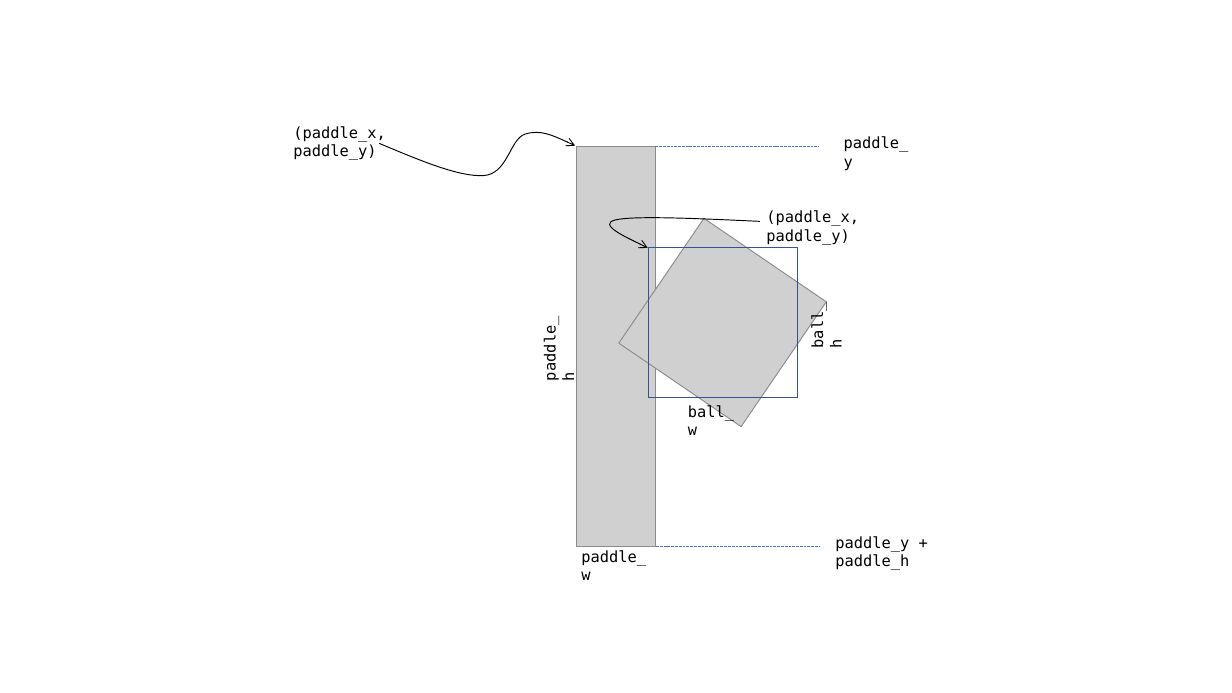
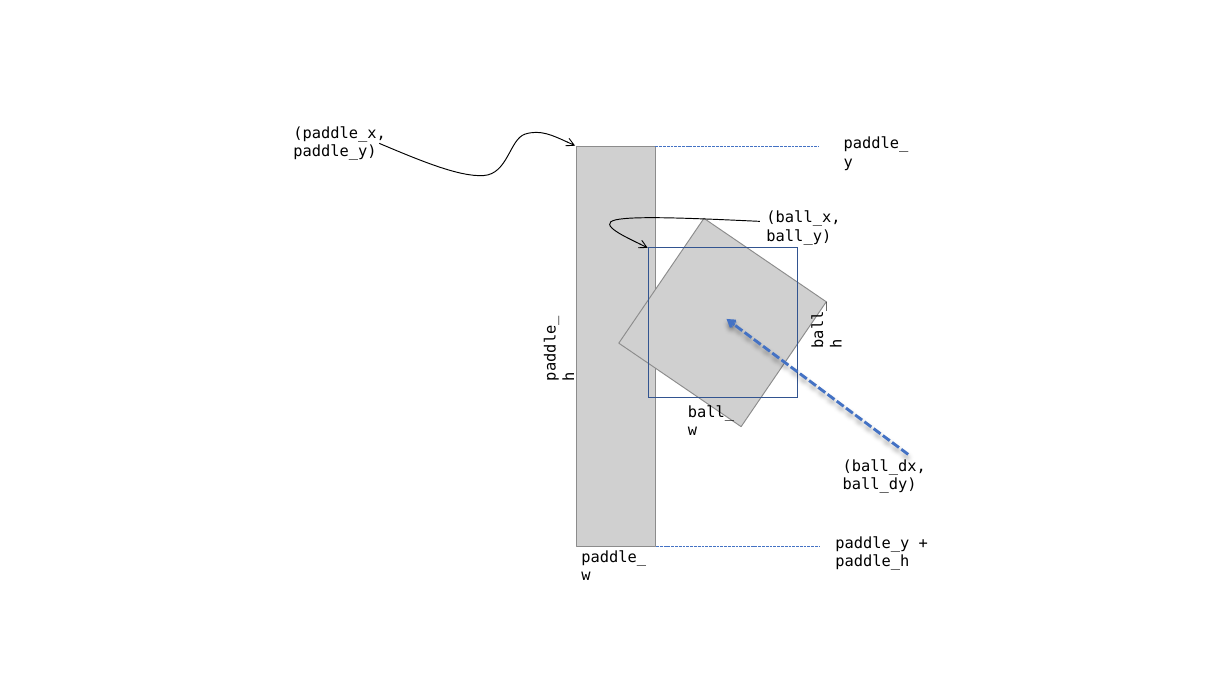
Before and after one commit to edharcourt/CS140, a slide deck: slide 15 of images/pygame_rect_window.pptx. Drawn at 1232x693 pixels with LibreOffice and Linux fonts; fonts in the diff are those of the drawing; grey boxes stand for pictures. Boxes give left, top, right and bottom in pixels: in the first picture for what was removed or moved away, otherwise in the second. Text is boxed around its words. In the diff, an @@ line names an element or a change of style, - is before the commit and + after.

```diff
--- a/images/pygame_rect_window.pptx
+++ b/images/pygame_rect_window.pptx
@@ text at (x1=766, y1=210, x2=840, y2=245): text changed @@
-(paddle_x, paddle_y)
+(ball_x, ball_y)
@@ arrow added from (909, 455) to (726, 319), #4472C4 2.25 pt dashed @@
@@ text added at (x1=843, y1=459, x2=926, y2=493), 12 pt, text #000000 @@
+(ball_dx, ball_dy)
```
Also in this commit, not shown: 3 other files.
